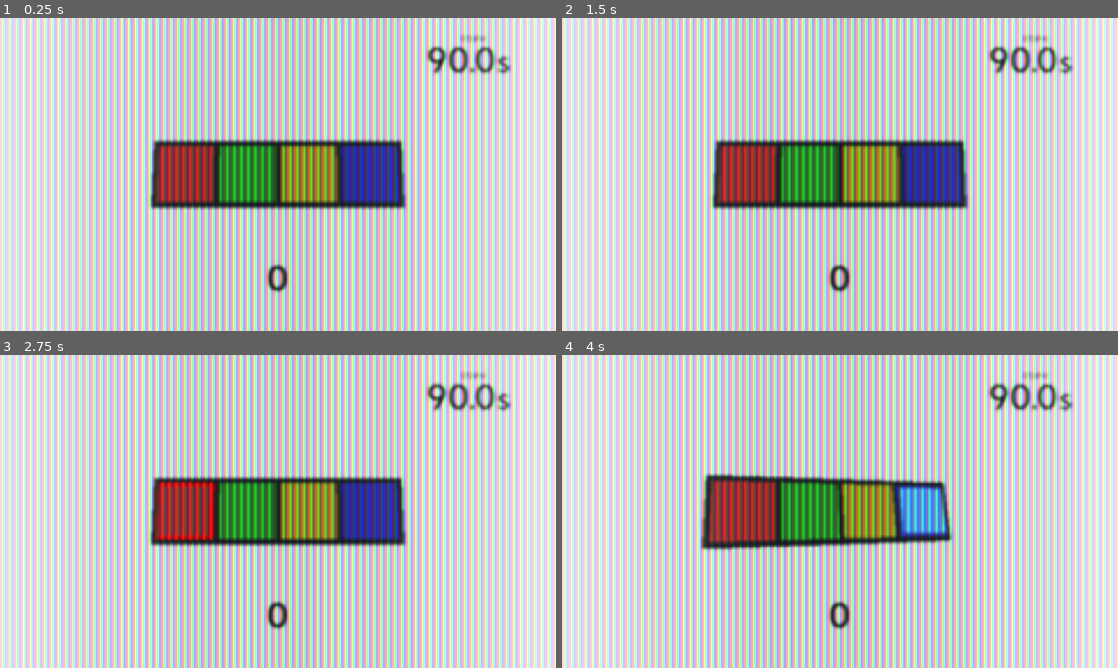
Above: before the commit, frames 1-4 (two rows, left to right).
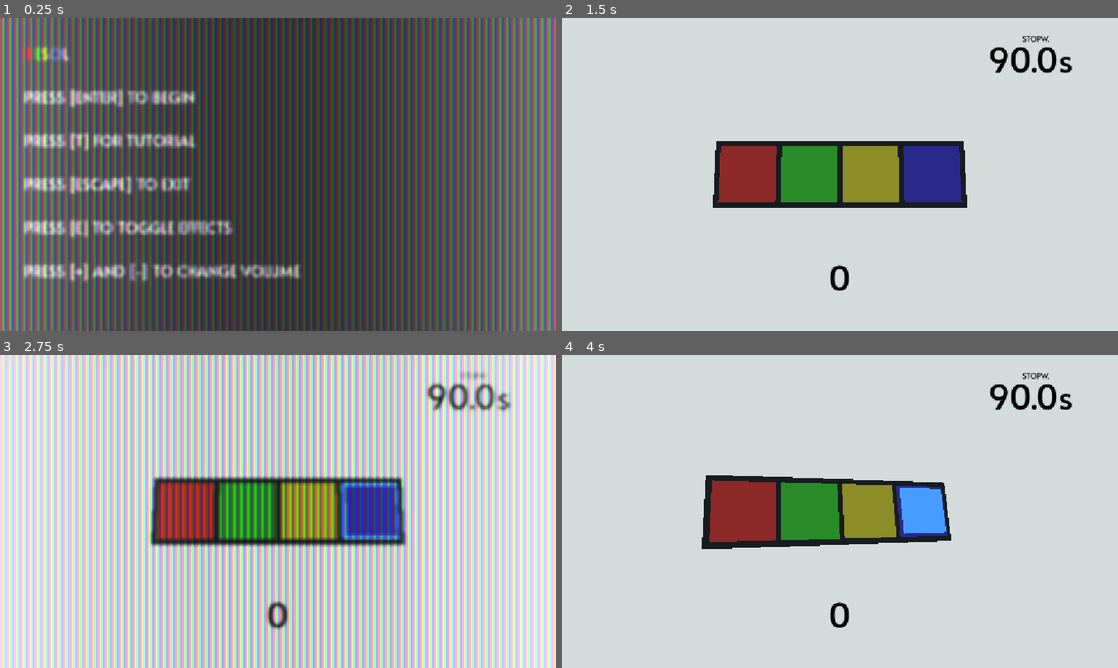
Above: after the commit, the same moments.

Repository: kchy3731/resol
Game: Godot game, scene res://main.tscn
The game is run twice, just before and just after one commit, with the same random seed, the same clock (stepped at 60 frames per second) and the same inputs.
Inputs:
- Up to frame 1 (0.25 s): no input
- Up to frame 2 (1.5 s): tap Enter (start) at 0.5, 0.8, 1.25, 1.35 s; hold + (volume_up) 0.53-1.28 s; hold E (effects) 0.53-1.28 s; hold - (volume_down) from 1.28 s (still down)
- Up to frame 3 (2.75 s): tap T (tutorial) at 1.55 s; tap Enter (start) at 2 s; release - (volume_down) at 2.03 s; hold + (volume_up) from 2.03 s (still down); hold T (tutorial) from 2.03 s (still down); tap E (effects) at 2.3 s
- Up to frame 4 (4 s): release T (tutorial) at 2.78 s; tap E (effects) at 2.85 s; tap Enter (start) at 3.05 s; release + (volume_up) at 3.53 s; hold - (volume_down) from 3.53 s (still down); hold K (game_blue) from 3.53 s (still down); tap T (tutorial) at 3.8 s

The runs differ from the first frame. In frame 1, 99% of the frame differs, in the area x 0-100%, y 0-100%; in frame 2, 99%; in frame 3, 1.3%; in frame 4, 99%.

Commit message:
added input handler and title screen

Diff:
--- a/main.tscn
+++ b/main.tscn
@@ -15,7 +15,9 @@
 [ext_resource type="Material" uid="uid://cgq6o4471k0qa" path="res://assets/materials/blue_lit.tres" id="11_w48qg"]
 [ext_resource type="Theme" uid="uid://bidmopxgbhtln" path="res://theme.tres" id="13_ycdy4"]
 [ext_resource type="Script" uid="uid://df6qi7w3785dk" path="res://rules_control.gd" id="15_vivmo"]
+[ext_resource type="Script" uid="uid://cqp204o6kg084" path="res://scripts/input_handler.gd" id="15_yaehf"]
 [ext_resource type="Shader" uid="uid://dq21mqfytk74s" path="res://postprocess.gdshader" id="16_2cqfq"]
+[ext_resource type="PackedScene" uid="uid://vh37iae3l3fk" path="res://ui/main_menu.tscn" id="16_074og"]
 
 [sub_resource type="Environment" id="Environment_057v1"]
 background_mode = 1
@@ -492,6 +494,18 @@
 grow_horizontal = 2
 grow_vertical = 2
 theme = ExtResource("13_ycdy4")
+metadata/_edit_use_anchors_ = true
+
+[node name="InputHandler" type="Control" parent="Control" unique_id=1729584102]
+anchors_preset = 0
+offset_right = 40.0
+offset_bottom = 40.0
+script = ExtResource("15_yaehf")
+
+[node name="MainMenu" parent="Control" unique_id=1502984440 instance=ExtResource("16_074og")]
+unique_name_in_owner = true
+visible = false
+layout_mode = 1
 
 [node name="RulesControl" type="Control" parent="Control" unique_id=2146970601]
 unique_name_in_owner = true
@@ -520,6 +534,7 @@
 alignment = 1
 
 [node name="TimerContainer" type="Control" parent="Control" unique_id=1124561987]
+unique_name_in_owner = true
 layout_mode = 1
 anchors_preset = 1
 anchor_left = 1.0
@@ -579,7 +594,8 @@
 
 [node name="CanvasLayer" type="CanvasLayer" parent="Control" unique_id=2089363583]
 
-[node name="ColorRect" type="ColorRect" parent="Control/CanvasLayer" unique_id=199259855]
+[node name="EffectsRect" type="ColorRect" parent="Control/CanvasLayer" unique_id=199259855]
+unique_name_in_owner = true
 material = SubResource("ShaderMaterial_yclg4")
 anchors_preset = 15
 anchor_right = 1.0
--- a/scripts/game.gd
+++ b/scripts/game.gd
@@ -51,3 +51,8 @@
 	simon.new_rule.connect(_on_new_rule)
 	simon.correct.connect(_correct)
 	simon.wrong.connect(_wrong)
+
+	%Simon.hide()
+	%MainMenu.show()
+	%TimerContainer.hide()
+	%ScoreLabel.hide()
--- /dev/null
+++ b/scripts/input_handler.gd
@@ -0,0 +1,20 @@
+extends Control
+
+func _input(event: InputEvent) -> void:
+	if event.is_action_pressed("start"):
+		if not %Simon.game_is_running():
+			%MainMenu.hide()
+			%TimerContainer.show()
+			%ScoreLabel.show()
+			%Simon.show()
+			%Simon.run_game()
+	elif event.is_action_pressed("exit"):
+		get_tree().quit()
+	elif event.is_action_pressed("effects"):
+		%EffectsRect.visible = not %EffectsRect.visible
+	elif event.is_action_pressed("volume_up"):
+		pass # TODO
+	elif event.is_action_pressed("volume_down"):
+		pass # TODO
+	elif event.is_action_pressed("tutorial"):
+		pass # TODO
--- a/scripts/simon.gd
+++ b/scripts/simon.gd
@@ -4,6 +4,7 @@
 var streak: int = 0
 var go_around: int = 0
 var current_sequence: Array[int] = []
+var running: bool = false
 
 var inputs: Array[StringName] = ["game_red", "game_green", "game_yellow", "game_blue"]
 @onready var buttons: Array
@@ -19,7 +20,7 @@
 func _ready() -> void:
 	buttons = $"Base/Buttons".get_children()
 	rings = $"Base/Rings".get_children()
-	_run_game()
+	# run_game()
 
 func _flash_up_all() -> void:
 	for ring in rings:
@@ -93,7 +94,8 @@
 	await flash_correct()
 	return true
 
-func _run_game() -> void:
+func run_game() -> void:
+	running = true
 	await get_tree().create_timer(2).timeout
 	while true:
 		@warning_ignore("integer_division")
@@ -104,5 +106,8 @@
 		await do_sequence(current_sequence)
 		await get_tree().create_timer(0.3).timeout
 
+func game_is_running() -> bool:
+	return running
+
 func _process(_delta: float) -> void:
 	_process_input()
--- a/ui/main_menu.tscn
+++ b/ui/main_menu.tscn
@@ -1,6 +1,4 @@
 [gd_scene format=3 uid="uid://vh37iae3l3fk"]
-
-[ext_resource type="Script" uid="uid://bjh5n5vmon4se" path="res://ui/main_menu.gd" id="1_t7e0r"]
 
 [node name="MainMenu" type="Control" unique_id=1502984440]
 layout_mode = 3
@@ -9,7 +7,15 @@
 anchor_bottom = 1.0
 grow_horizontal = 2
 grow_vertical = 2
-script = ExtResource("1_t7e0r")
+
+[node name="ColorRect" type="ColorRect" parent="." unique_id=1471263296]
+layout_mode = 1
+anchors_preset = 15
+anchor_right = 1.0
+anchor_bottom = 1.0
+grow_horizontal = 2
+grow_vertical = 2
+color = Color(0.21410304, 0.21410304, 0.21410301, 1)
 
 [node name="Logo" type="RichTextLabel" parent="." unique_id=1691889928]
 visible = false
@@ -59,13 +65,20 @@
 theme_override_font_sizes/font_size = 32
 text = "Exit"
 
-[node name="RichTextLabel" type="RichTextLabel" parent="." unique_id=1589968660]
+[node name="MarginContainer" type="MarginContainer" parent="." unique_id=917918803]
 layout_mode = 1
 anchors_preset = 15
 anchor_right = 1.0
 anchor_bottom = 1.0
 grow_horizontal = 2
 grow_vertical = 2
+theme_override_constants/margin_left = 50
+theme_override_constants/margin_top = 50
+theme_override_constants/margin_right = 50
+theme_override_constants/margin_bottom = 50
+
+[node name="RichTextLabel" type="RichTextLabel" parent="MarginContainer" unique_id=1589968660]
+layout_mode = 2
 theme_override_font_sizes/normal_font_size = 32
 bbcode_enabled = true
 text = "[color=red]R[/color][color=green]E[/color][color=yellow]S[/color][color=#66F]O[/color]L
Not shown, added: scripts/input_handler.gd.uid
